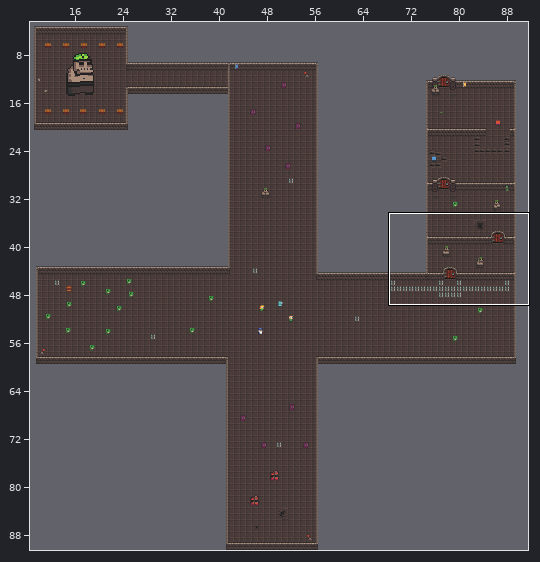
Level history. Tiled map: resources/dungeon-05.tmx. Above, an overview of the earlier version with the close-up marked.
Close-up. As it was:
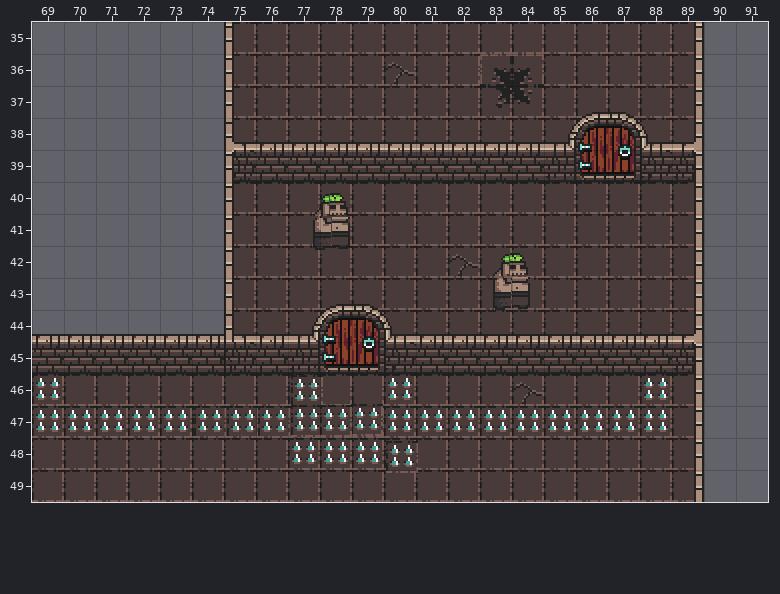
Cells are 16x16 px. Shown: x 69..91, y 35..49. The commit also changed other parts of the map, which this record leaves out.
The same view after the edit:
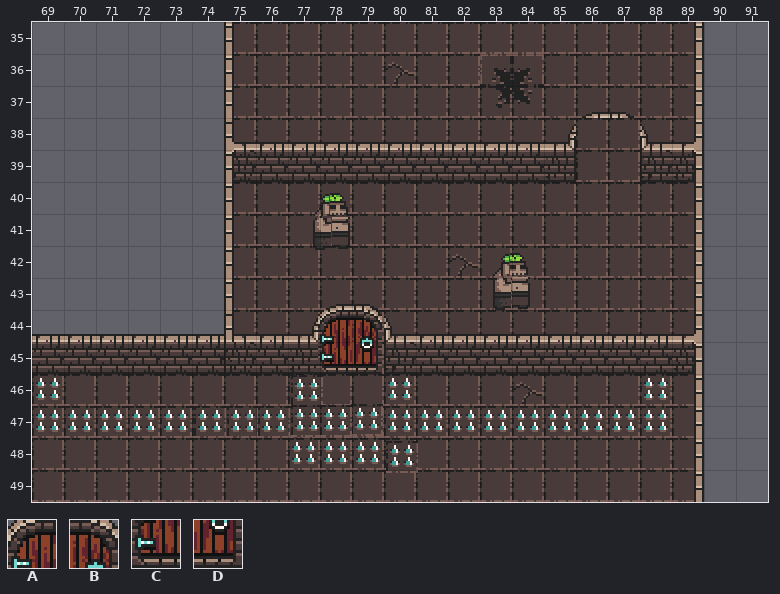
Key: from "dungeon": A 450, B 451, C 482, D 483.
_ is an empty cell.
Objects are placed by their top-left corner, in cells (3,4 is the top-left corner of cell 3,4); size is 1x1 cell unless given.
The commit says: Make the exit door on level 5 work.
Change:
Layer "Walls":
The edit erases tile A in row 38 at x 86; in row 44 at x 78.
The edit erases tile B in row 38 at x 87; in row 44 at x 79.
The edit erases tile C in row 39 at x 86; in row 45 at x 78.
The edit erases tile D in row 39 at x 87; in row 45 at x 79.
Layer "Items":
A new object: A "exit" at 77.9,44.
A new object: B at 78.9,44.
A new object: D at 78.9,45.
A new object: C at 77.9,45.
Pixel boxes of the changes (left, top, right, bottom) in both close-ups:
removed: (576, 118, 640, 182)
changed: (318, 310, 384, 374)
